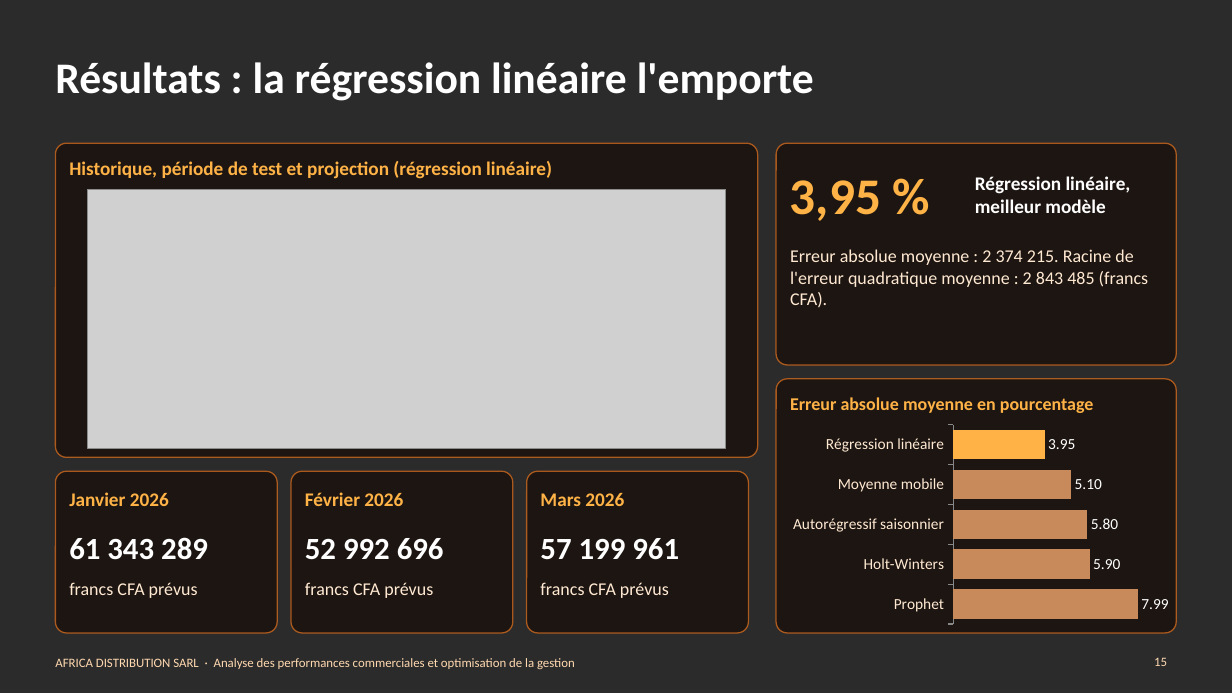
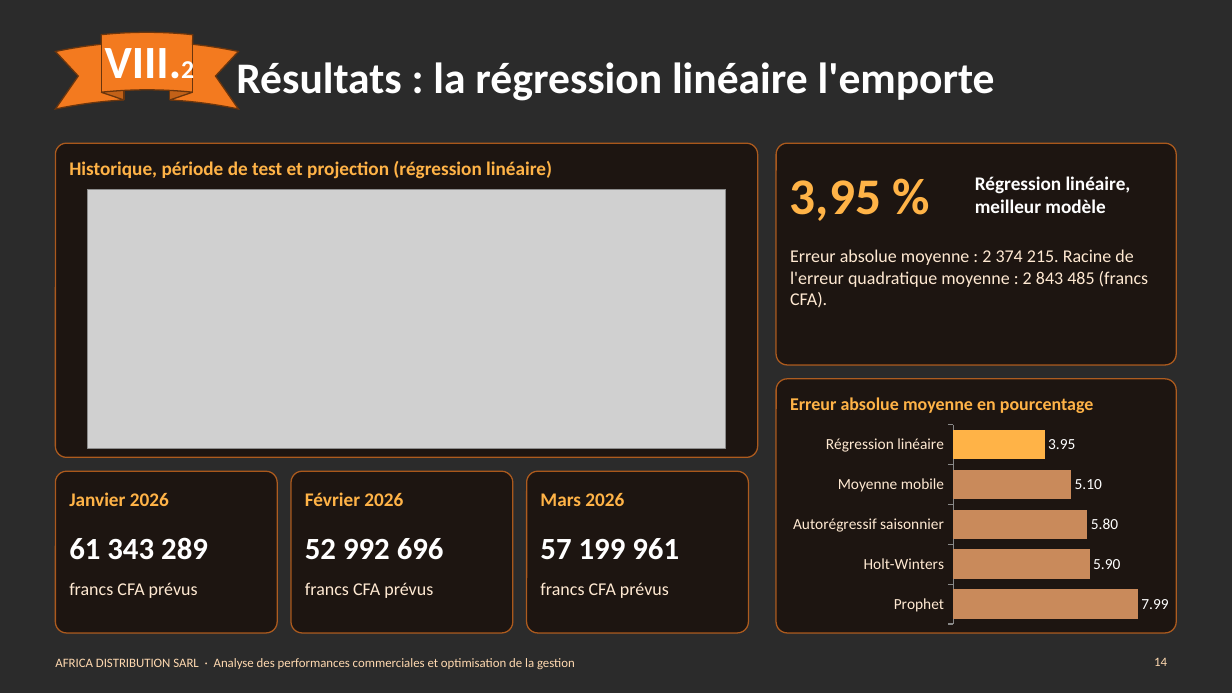
Before and after one commit to Agatte-Data/STAGE-DATA-ANALYST, a slide deck: slide 14 of 08_PRESENTATION/Presentation_AFRICA_DISTRIBUTION.pptx (slide 15 before the commit). Drawn at 1232x693 pixels with LibreOffice and Linux fonts; fonts in the diff are those of the drawing; grey boxes stand for pictures; background and template pictures are left out; a plain dark background stands for a picture behind light text. Boxes give left, top, right and bottom in pixels: in the first picture for what was removed or moved away, otherwise in the second. Text is boxed around its words. In the diff, an @@ line names an element or a change of style, - is before the commit and + after.

```diff
--- a/08_PRESENTATION/Presentation_AFRICA_DISTRIBUTION.pptx
+++ b/08_PRESENTATION/Presentation_AFRICA_DISTRIBUTION.pptx
@@ title "Résultats : la régression linéaire ..." at <box>236,62,995,101</box>: alignment left to centre @@
@@ ellipse ribbon added at <box>55,32,238,109</box>, fill #F37A1F, outline #6B350E 1 pt @@
@@ text added at <box>105,48,194,84</box>, 36 pt, text #FFFFFF, bold @@
+VIII.2
@@ page number at <box>1154,658,1167,666</box>: text changed @@
-15
+14
```
Also in this commit, not shown: 15 other slides changed, 1 slide added, 1 slide removed, 11 other files.
